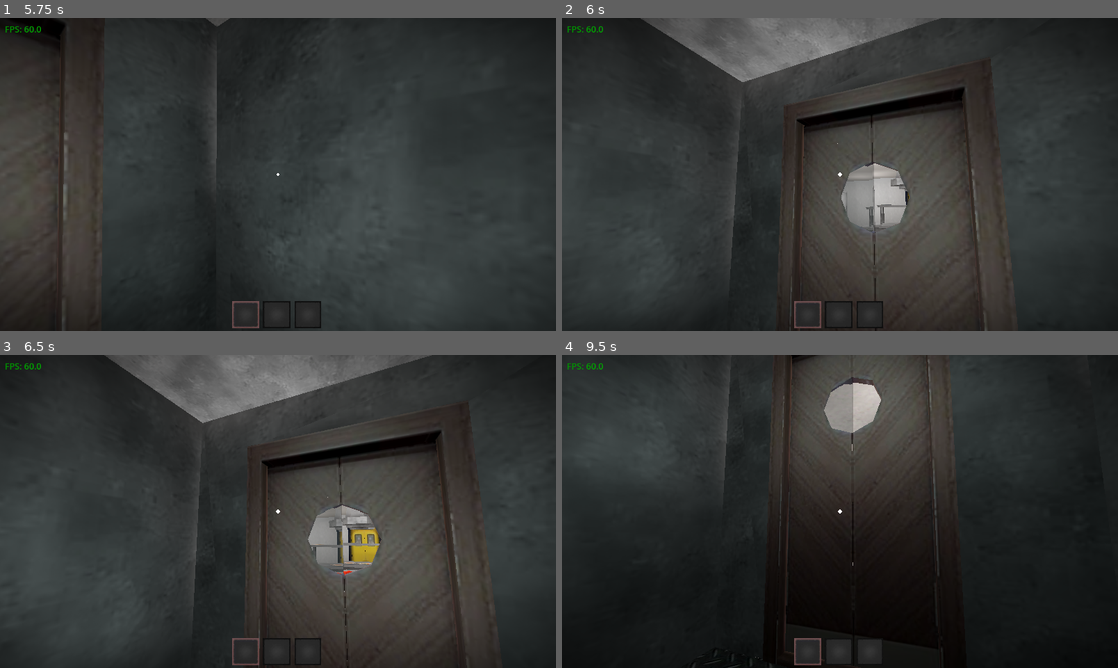
Above: before the commit, frames 1-4 (two rows, left to right).
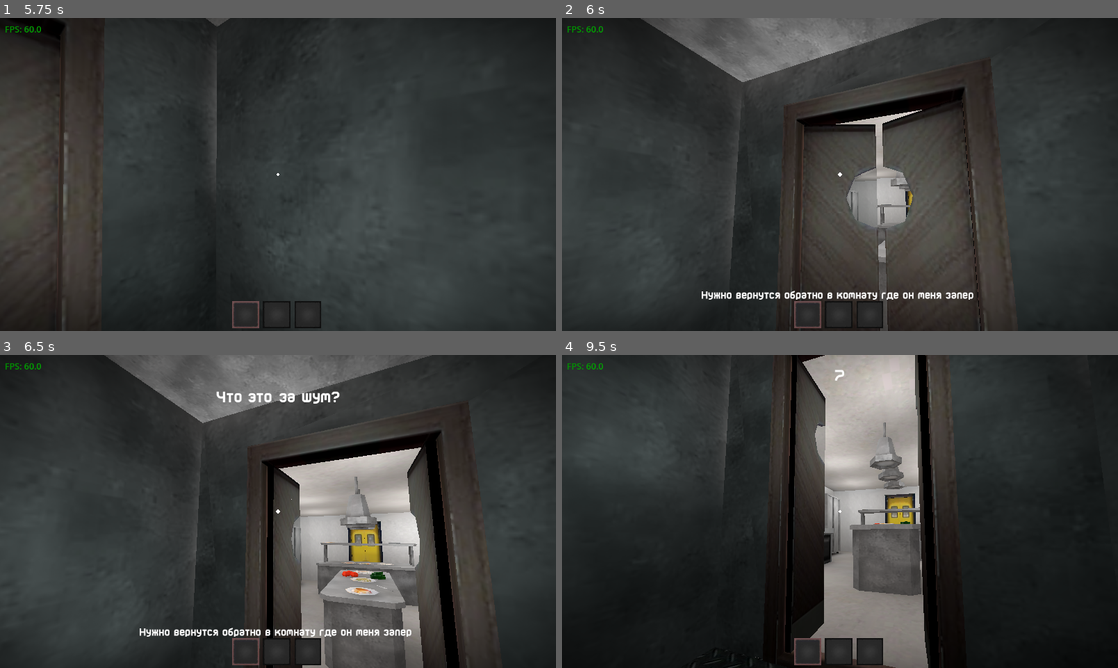
Above: after the commit, the same moments.

Repository: EnotCoder/BadCheff
Game: Godot game, scene res://ACTS/ACTS/menu.tscn
Two runs of this game, one before a commit and one after it. Both use one fixed random seed, a clock stepped at 60 frames per second and the inputs below. Sound files missing from this copy of the repository are replaced by a short silence.
Inputs (mouse positions are in pixels of both pictures, inside the frame that each line leads up to):
- Up to frame 1 (5.75 s): click "Играть" at 0.5 s; move the mouse to (400, 158) at 1.27 s; hold Right (ui_right) 1.28-2 s; tap A (a) at 1.35 s; click (400, 158) at 1.42 s; tap D (d) at 1.55, 2.85 s; click "Пролог" at 2 s; move the mouse to (250, 174) at 2.77 s; hold Up (ui_up) from 2.78 s (still down); tap S (s) at 3.05, 3.6 s; move the mouse to (289, 168) at 3.52 s; tap C (sit) at 3.8, 4.35 s; move the mouse to (272, 180) at 4.27 s; tap W (w) at 4.55, 5.1 s; move the mouse to (316, 177) at 5.02 s; press the mouse at (316, 177) at 5.03 s
- Up to frame 2 (6 s): keep holding Up (ui_up); move the mouse to (795, 171) at 5.77 s; release the mouse at (795, 171) at 5.78 s; click (795, 171) at 5.85 s
- Up to frame 3 (6.5 s): keep holding Up (ui_up); tap A (a) at 6.05 s
- Up to frame 4 (9.5 s): move the mouse to (845, 511) at 6.52 s; tap A (a) at 6.6 s; tap D (d) at 6.8, 7.35 s; move the mouse to (817, 505) at 7.27 s; release Up (ui_up) at 7.28 s; hold Right (ui_right) 7.28-8.03 s; tap S (s) at 7.55 s; move the mouse to (867, 511) at 8.02 s; hold Up (ui_up) from 8.03 s (still down); tap Space (drop) at 8.1 s; tap C (sit) at 8.3 s; move the mouse to (812, 511) at 8.77 s; right-click (812, 511) at 8.85 s; tap W (w) at 9.05 s

Frame 1 is identical in both runs. In frame 2, 2.4% of the frame differs, in the area x 25-76%, y 25-100%; in frame 3, 14%; in frame 4, 18%, in the area x 40-68%, y 0-100%.

Commit message:
update grass

Diff:
--- a/project.godot
+++ b/project.godot
@@ -154,6 +154,12 @@
 "events": [Object(InputEventKey,"resource_local_to_scene":false,"resource_name":"","device":-1,"window_id":0,"alt_press …(191 unchanged characters)…
 ]
 }
+left_click={
+"deadzone": 0.2,
+"events": [Object(InputEventMouseButton,"resource_local_to_scene":false,"resource_name":"","device":-1,"window_id":0,"alt_pressed":false,"shift_pressed":false,"ctrl_pressed":false,"meta_pressed":false,"button_mask":1,"position":Vector2(158, 18),"global_position":Vector2(167, 66),"factor":1.0,"button_index":1,"canceled":false,"pressed":true,"double_click":false,"script":null)
+, Object(InputEventKey,"resource_local_to_scene":false,"resource_name":"","device":-1,"window_id":0,"alt_pressed":false,"shift_pressed":false,"ctrl_pressed":false,"meta_pressed":false,"pressed":false,"keycode":0,"physical_keycode":69,"key_label":0,"unicode":101,"location":0,"echo":false,"script":null)
+]
+}
 
 [input_devices]
 
Binary file changed: act 1 object/prolog/mesh.glb
Binary file changed: act 1 object/prolog/mesh_grass.png
Not shown, changed: act 1 object/prolog/mesh_grass.png.import
Not shown, changed: act 1 object/prolog/mesh.glb.unwrap_cache
Not shown, added: act 1 object/prolog/mesh_grass.png-autosave.kra
